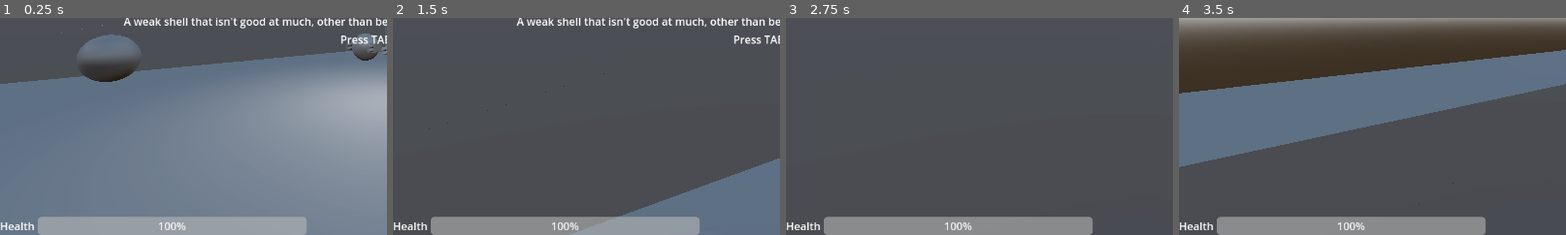
Above: before the commit, frames 1-4 (left to right).
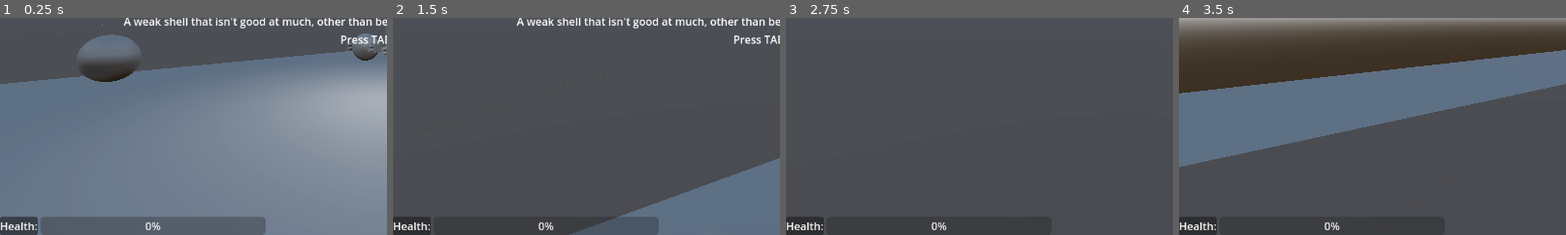
Above: after the commit, the same moments.

Repository: city-high-rider/soulswap
Game: Godot game, scene res://test_level.tscn
Same seed, same stepped clock (60 frames per second), same inputs: the game is played once before the commit and once after it.
Inputs (mouse positions are % of the whole screen's width and height, from its top left):
- Up to frame 1 (0.25 s): no input
- Up to frame 2 (1.5 s): move the mouse to (55, 50) at 0.52 s; hold W (forward) from 0.53 s (still down); tap F (possess) at 0.6 s; tap Space (jump) at 0.77 s; move the mouse to (45, 50) at 1.27 s; click (45, 50) at 1.35 s
- Up to frame 3 (2.75 s): keep holding W (forward); tap Space (jump) at 1.52 s; move the mouse to (52, 48) at 2.02 s; tap Tab (toggle_info) at 2.1 s
- Up to frame 4 (3.5 s): keep holding W (forward); tap Enter at 2.75 s; move the mouse to (49, 52) at 2.77 s; tap F (possess) at 2.85 s; tap Space (jump) at 3.02 s
The pictures show only the part of the screen within x 0-50%, y 50-100%; the shares and areas given below are measured in that part.

The runs differ from the first frame. In frame 1, 6.6% of the frame differs, in the area x 0-80%, y 91-100%; in frame 2, 6.5%; in frame 3, 6.5%; in frame 4, 6.5%.
Error after the commit: Invalid access to property or key 'max_health' on a base object of type 'Nil'. (res://components/UI/health_bar.gd:23)

Commit message:
remake health bar

Diff:
--- a/components/UI/health_bar.gd
+++ b/components/UI/health_bar.gd
@@ -1,4 +1,3 @@
-@tool
 extends HBoxContainer
 class_name HealthBar
 
@@ -6,7 +5,7 @@
 # Link to the actual bar child.
 @onready var bar : ProgressBar = $ProgressBar
 
-@onready var label : Label = $Label
+@onready var label : Label = $PanelContainer/Label
 
 # Which health component are we tracking?
 @export var health : HealthComponent
--- a/components/UI/health_bar.tscn
+++ b/components/UI/health_bar.tscn
@@ -2,18 +2,19 @@
 
 [ext_resource type="Script" path="res://components/UI/health_bar.gd" id="1_1w0vr"]
 
-[node name="HealthBar" type="HBoxContainer"]
-offset_left = 25.0
-offset_top = 568.0
-offset_right = 481.0
-offset_bottom = 608.0
+[node name="HBoxContainer" type="HBoxContainer"]
+offset_right = 215.0
+offset_bottom = 27.0
 script = ExtResource("1_1w0vr")
 
-[node name="Label" type="Label" parent="."]
+[node name="PanelContainer" type="PanelContainer" parent="."]
 layout_mode = 2
-text = "Health
-"
+
+[node name="Label" type="Label" parent="PanelContainer"]
+layout_mode = 2
+text = "Health:"
 
 [node name="ProgressBar" type="ProgressBar" parent="."]
-custom_minimum_size = Vector2(400, 0)
 layout_mode = 2
+size_flags_horizontal = 3
+size_flags_vertical = 4
--- a/components/body_parts/machine_gun.gd
+++ b/components/body_parts/machine_gun.gd
@@ -9,9 +9,6 @@
 
 # Where should we start drawing the tracer from?
 @onready var barrel_point : Marker3D = $BarrelPoint
-
-# Where should we show the player the current ammo?
-@onready var ammo_counter : Label = $UI/AmmoCount
 
 # Since this is functionally like a laser gun, instead of measuring how many
 # bullets we have left, we mesure how much longer we can fire the gun.
--- a/shells/player_body.tscn
+++ b/shells/player_body.tscn
@@ -65,17 +65,15 @@
 body_info = NodePath("BodyInformation")
 parent_shell = NodePath("..")
 
-[node name="HealthBar" parent="PlayerUI" node_paths=PackedStringArray("health") instance=ExtResource("8_b0uty")]
+[node name="HealthBar" parent="PlayerUI" instance=ExtResource("8_b0uty")]
 layout_mode = 1
 anchors_preset = 2
 anchor_top = 1.0
 anchor_bottom = 1.0
-offset_left = 0.0
 offset_top = -27.0
-offset_right = 456.0
+offset_right = 395.0
 offset_bottom = 0.0
 grow_vertical = 0
-health = NodePath("../../HealthComponent")
 
 [node name="Label" type="Label" parent="PlayerUI"]
 layout_mode = 0
